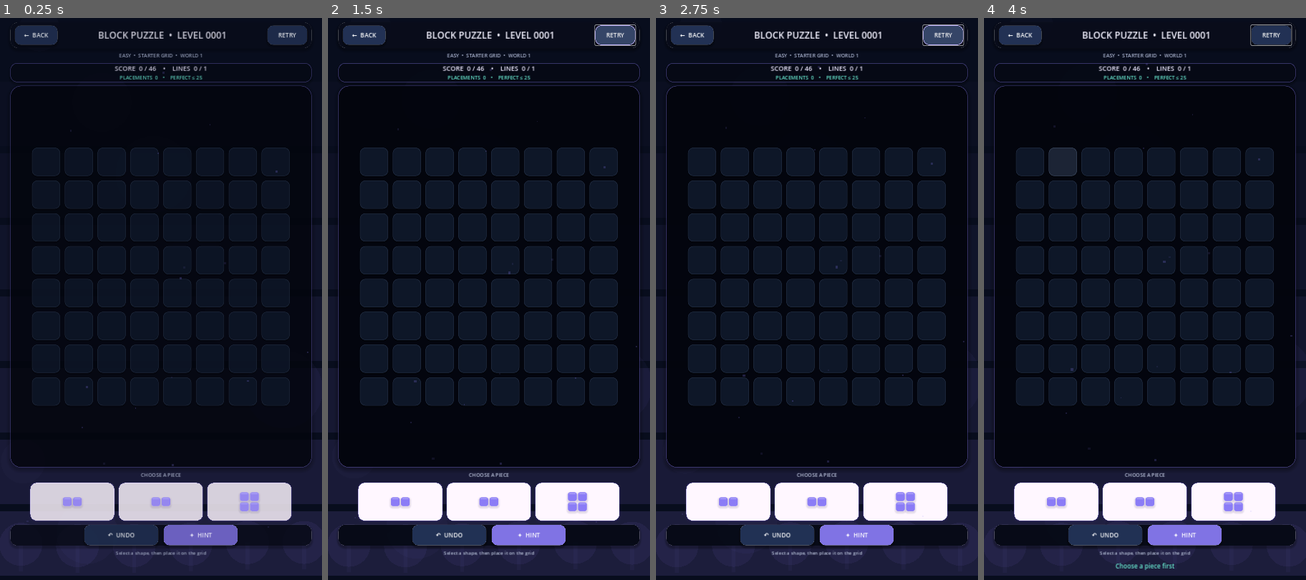
Above: before the commit, frames 1-4 (left to right).
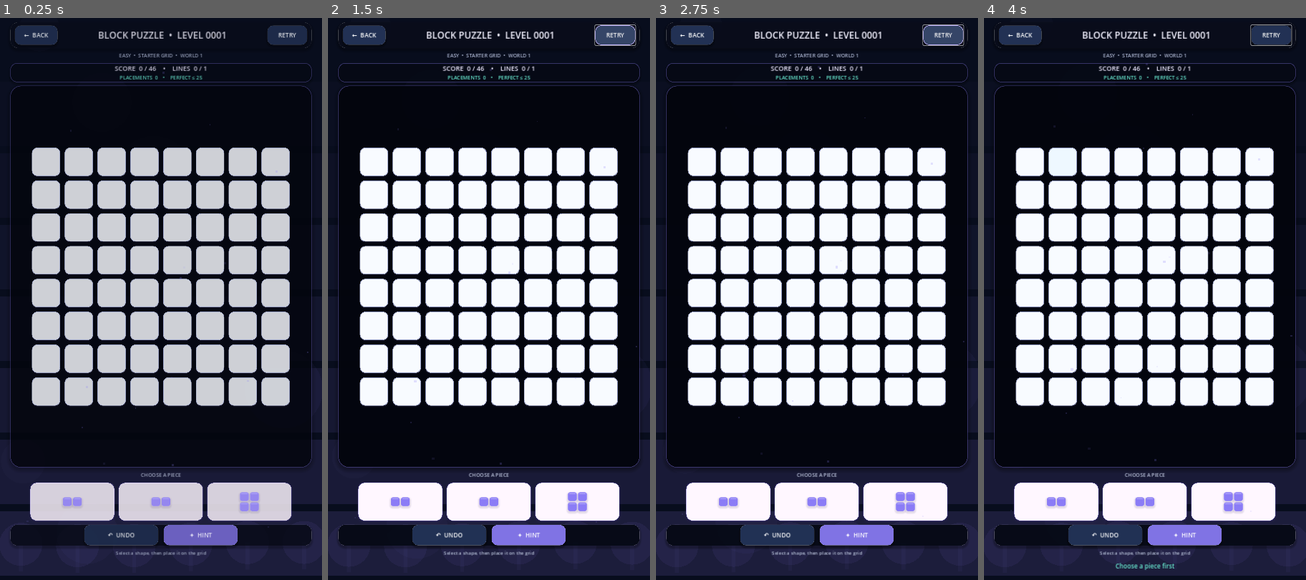
Above: after the commit, the same moments.

Repository: eghosa001/unjam
Game: Godot game, scene res://scenes/BlockPuzzle.tscn
Same seed, same stepped clock (60 frames per second), same inputs: the game is played once before the commit and once after it. This scene is started directly instead of the project's main scene.
Inputs (mouse positions are in pixels of both pictures, inside the frame that each line leads up to):
- Up to frame 1 (0.25 s): no input
- Up to frame 2 (1.5 s): click "RETRY" at 0.5 s; click "RETRY" at 1.25 s
- Up to frame 3 (2.75 s): click "RETRY" at 2 s
- Up to frame 4 (4 s): click (1029, 164) at 2.77 s; click (1061, 164) at 3.52 s

The runs differ from the first frame. In frame 1, 28% of the frame differs, in the area x 9-90%, y 23-70%; in frame 2, 28%; in frame 3, 28%; in frame 4, 28%.

Commit message:
Support drag placement previews on block puzzle grid

Diff:
--- a/scripts/ui/block_cell_button.gd
+++ b/scripts/ui/block_cell_button.gd
@@ -3,11 +3,12 @@
 
 var occupied := false
 var preview := false
-var accent := Color("8b7cf6")
+var accent := Color("7c5cff")
 var cell_index := 0
 var hover := false
+var drag_valid := false
 
-func configure(is_occupied: bool, is_preview: bool = false, color: Color = Color("8b7cf6"), index: int = 0) -> void:
+func configure(is_occupied: bool, is_preview: bool = false, color: Color = Color("7c5cff"), index: int = 0) -> void:
 	occupied = is_occupied
 	preview = is_preview
 	accent = color
@@ -41,28 +42,75 @@
 	var tween := create_tween().set_trans(Tween.TRANS_BACK).set_ease(Tween.EASE_OUT)
 	tween.tween_property(self, "scale", Vector2.ONE, 0.14)
 
+func _can_drop_data(_at_position: Vector2, data: Variant) -> bool:
+	if not data is Dictionary or String(data.get("kind", "")) != "block_piece":
+		drag_valid = false
+		queue_redraw()
+		return false
+	var host := _find_game_host()
+	if host == null:
+		drag_valid = false
+		return false
+	var shape: Array = data.get("shape", [])
+	var origin := Vector2i(cell_index % 8, int(cell_index / 8))
+	drag_valid = bool(host.call("can_place", shape, origin))
+	queue_redraw()
+	return drag_valid
+
+func _drop_data(_at_position: Vector2, data: Variant) -> void:
+	drag_valid = false
+	queue_redraw()
+	if not data is Dictionary:
+		return
+	var host := _find_game_host()
+	if host == null:
+		return
+	var piece_index := int(data.get("piece_index", -1))
+	var origin := Vector2i(cell_index % 8, int(cell_index / 8))
+	if piece_index < 0:
+		return
+	host.call("select_piece", piece_index)
+	host.call("place_selected", origin)
+
+func _notification(what: int) -> void:
+	if what == NOTIFICATION_DRAG_END:
+		drag_valid = false
+		queue_redraw()
+
+func _find_game_host() -> Node:
+	var node: Node = self
+	while node != null:
+		if node.has_method("can_place") and node.has_method("place_selected") and node.has_method("select_piece"):
+			return node
+		node = node.get_parent()
+	return null
+
 func _draw() -> void:
 	var pad := 5.0
 	var rect := Rect2(Vector2(pad, pad), size - Vector2(pad * 2.0, pad * 2.0))
 	var shadow := Rect2(rect.position + Vector2(0, 5), rect.size)
-	_draw_box(shadow, Color(0, 0, 0, 0.24), 18)
-	var base := Color(0.055, 0.09, 0.16, 0.99)
+	_draw_box(shadow, Color(0.24, 0.18, 0.36, 0.14), 18)
+	var base := Color("f8fbff")
 	if hover and not occupied:
-		base = base.lightened(0.06)
+		base = Color("eef8ff")
 	_draw_box(rect, base, 18)
-	var border := Color(accent, 0.28) if preview else Color(0.55, 0.64, 0.78, 0.18 if hover else 0.11)
-	_draw_border(rect, border, 18, 3 if preview else 2)
+	var border := Color(accent, 0.34) if preview else Color("94a3b8").lerp(accent, 0.20)
+	if drag_valid:
+		border = Color("10b981")
+	_draw_border(rect, border, 18, 4 if drag_valid else (3 if preview else 2))
 
-	if occupied or preview:
+	if occupied or preview or drag_valid:
 		var inset := rect.grow(-8)
-		var fill := Color(accent, 0.43 if preview else 0.98)
+		var fill := Color("34d399") if drag_valid and not occupied else Color(accent, 0.43 if preview else 0.98)
+		if drag_valid and not occupied:
+			fill.a = 0.28
 		_draw_box(inset, fill, 14)
-		var top_glow := accent.lightened(0.34)
+		var top_glow := fill.lightened(0.30)
 		draw_line(inset.position + Vector2(8, 8), Vector2(inset.end.x - 8, inset.position.y + 8), Color(top_glow, 0.9), 4.0, true)
-		if not preview:
-			draw_line(Vector2(inset.position.x + 9, inset.end.y - 8), Vector2(inset.end.x - 9, inset.end.y - 8), accent.darkened(0.30), 4.0, true)
+		if occupied:
+			draw_line(Vector2(inset.position.x + 9, inset.end.y - 8), Vector2(inset.end.x - 9, inset.end.y - 8), accent.darkened(0.22), 4.0, true)
 			var shine := Rect2(inset.position + Vector2(10, 14), Vector2(6, maxf(6.0, inset.size.y - 30)))
-			draw_rect(shine, Color(1, 1, 1, 0.11), true)
+			draw_rect(shine, Color(1, 1, 1, 0.18), true)
 
 func _draw_box(rect: Rect2, color: Color, radius: int) -> void:
 	var style := StyleBoxFlat.new()
